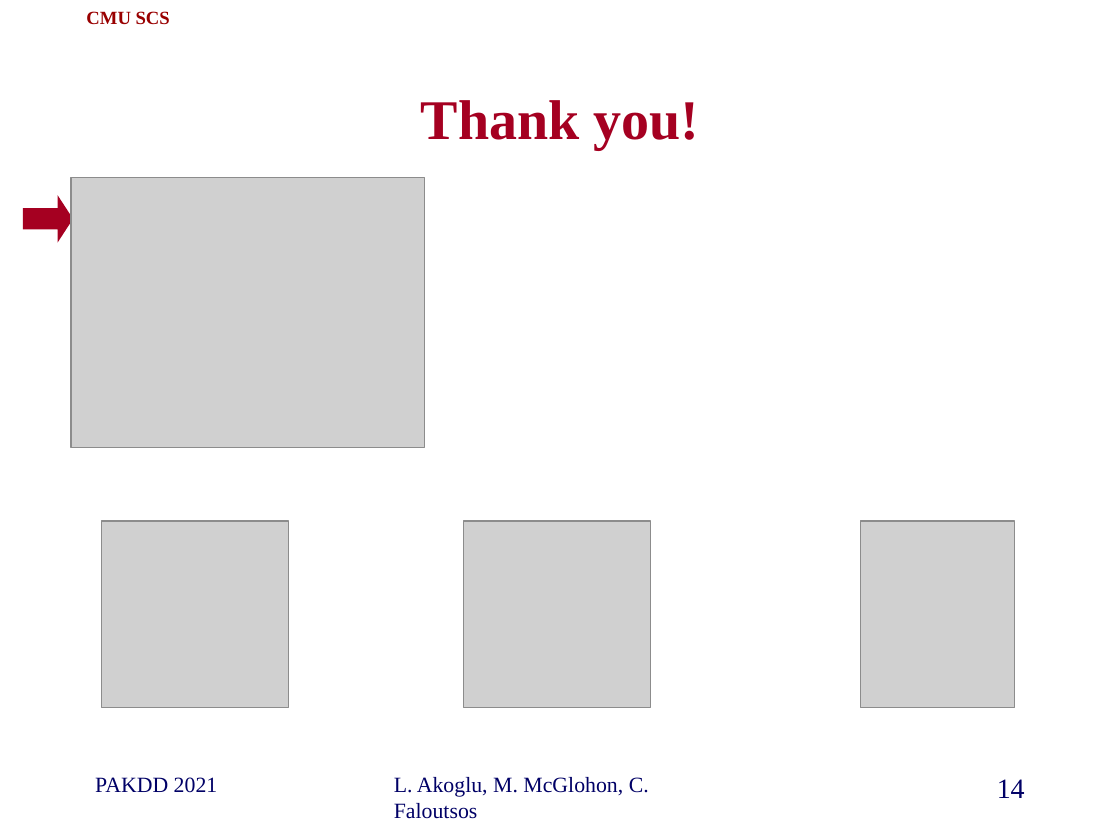
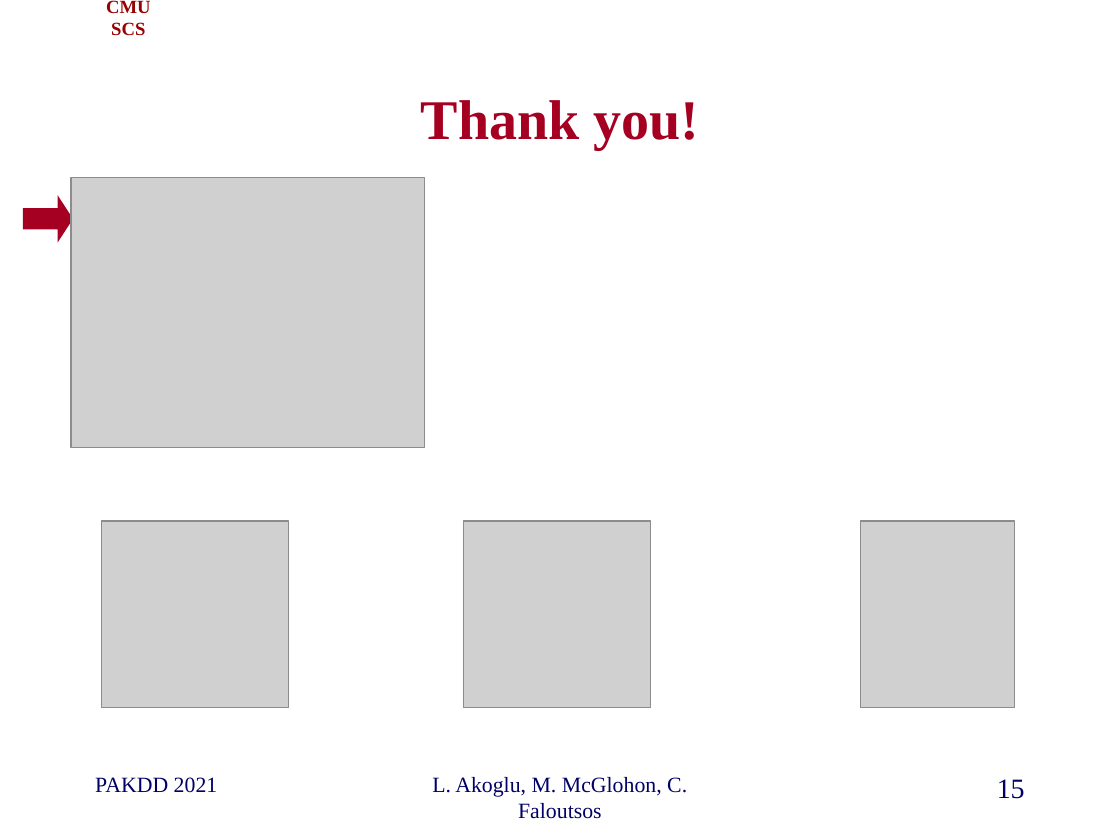
Before and after one commit to cfaloutsos/2021-pakdd-ToT, a slide deck: slide 15 of P1_past_OddBall_ToT.pptx (slide 14 before the commit). Drawn at 1120x840 pixels with LibreOffice and Linux fonts; fonts in the diff are those of the drawing; grey boxes stand for pictures; background and template pictures are left out. Boxes give left, top, right and bottom in pixels: in the first picture for what was removed or moved away, otherwise in the second. Text is boxed around its words. In the diff, an @@ line names an element or a change of style, - is before the commit and + after.

```diff
--- a/P1_past_OddBall_ToT.pptx
+++ b/P1_past_OddBall_ToT.pptx
@@ text "CMU SCS" rewrapped from bbox=[86, 11, 170, 25] to bbox=[106, 0, 151, 36] @@
@@ text "L. Akoglu, M. McGlohon, C. ..." at bbox=[432, 777, 687, 819]: alignment left to centre @@
@@ page number at bbox=[997, 779, 1025, 799]: text changed @@
-14
+15
```
Also in this commit, not shown: 6 other slides changed, 8 slides added, 7 slides removed.
